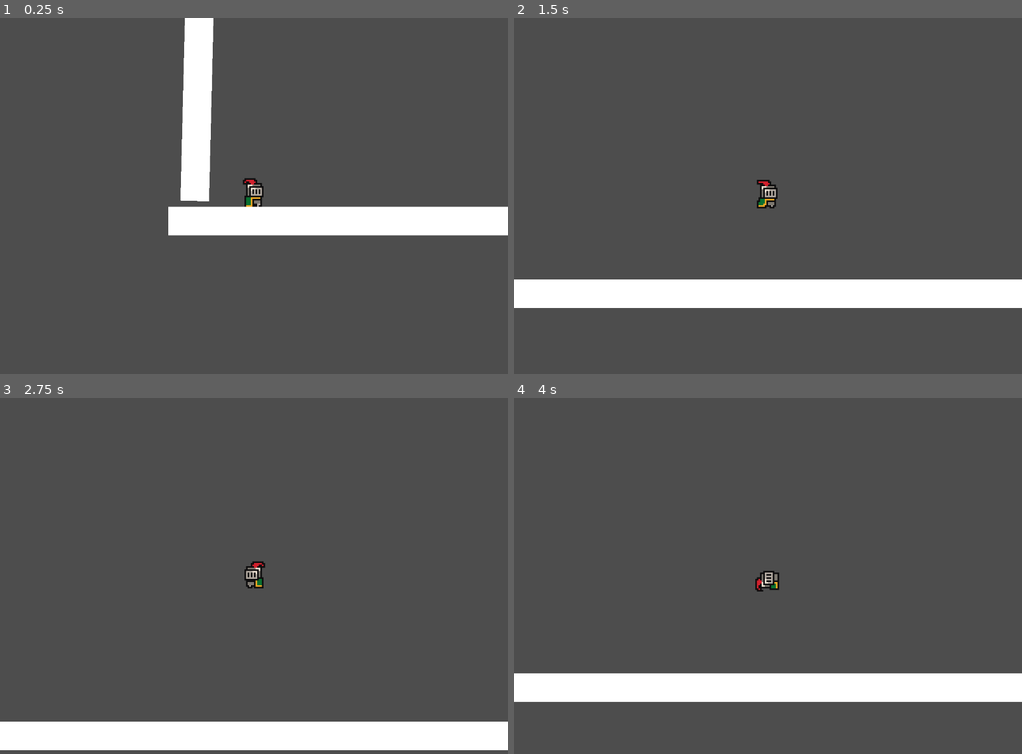
Above: before the commit, frames 1-4 (two rows, left to right).
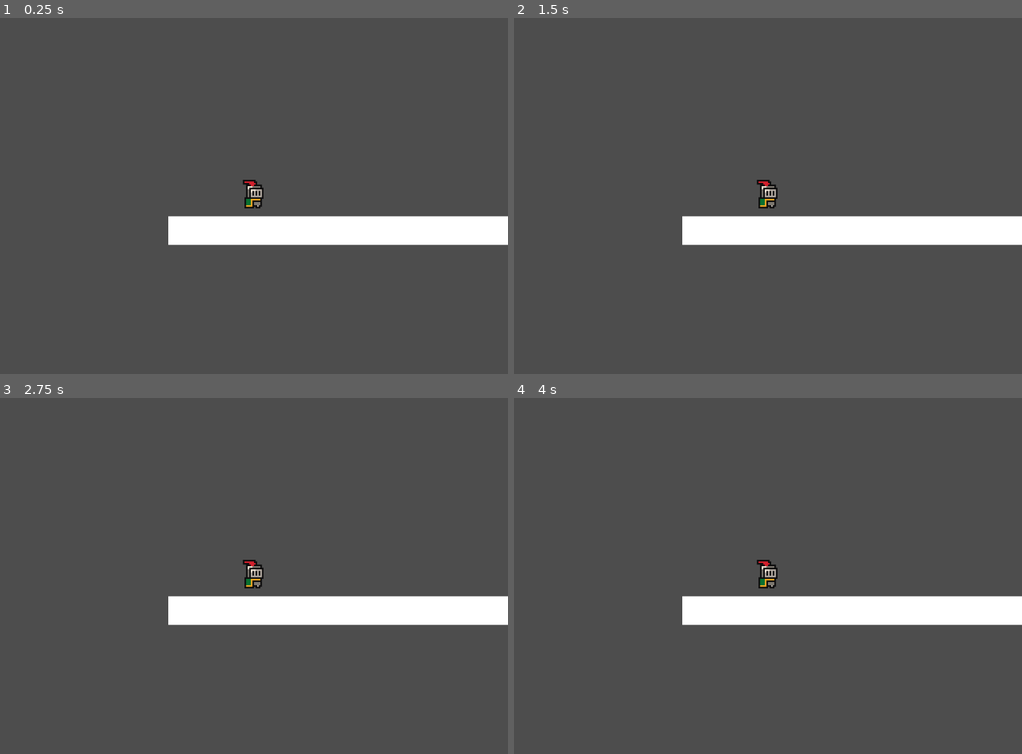
Above: after the commit, the same moments.

Repository: anohmalan/0SW_Jeux_Video
Game: Godot game, scene res://scenes/world.tscn
Two runs of this game, one before a commit and one after it. Both use one fixed random seed, a clock stepped at 60 frames per second and the inputs below.
Inputs (mouse positions are in pixels of both pictures, inside the frame that each line leads up to):
- Up to frame 1 (0.25 s): no input
- Up to frame 2 (1.5 s): tap Enter (ui_accept) at 0.5, 0.77, 0.8, 1.07, 1.35 s; move the mouse to (879, 188) at 0.52 s; hold Right (ui_right) from 0.53 s (still down); tap J (attack) at 0.6 s; click (879, 188) at 0.67 s; move the mouse to (666, 228) at 1.27 s
- Up to frame 3 (2.75 s): tap Enter (ui_accept) at 1.52, 1.82, 2.3 s; tap J (attack) at 1.55, 2.1 s; move the mouse to (304, 504) at 2.02 s; release Right (ui_right) at 2.03 s; hold Left (ui_left) from 2.03 s (still down)
- Up to frame 4 (4 s): move the mouse to (742, 665) at 2.77 s; release Left (ui_left) at 2.78 s; hold Right (ui_right) from 2.78 s (still down); tap J (attack) at 2.85 s; click (742, 665) at 2.92 s; tap Enter (ui_accept) at 3.02, 3.32, 3.6, 3.77 s; move the mouse to (920, 647) at 3.52 s

The runs differ from the first frame. In frame 1, 6.9% of the frame differs, in the area x 33-100%, y 0-64%; in frame 2, 14%; in frame 3, 14%; in frame 4, 14%, in the area x 0-100%, y 45-86%.

Commit message:
State machine finalisation

Diff:
--- /dev/null
+++ b/tp2/scenes/base_state.tscn
@@ -0,0 +1,3 @@
+[gd_scene format=3 uid="uid://2n373urp5b0t"]
+
+[node name="BaseState" type="Node2D" unique_id=494048048]
--- /dev/null
+++ b/tp2/scenes/generic_character.tscn
@@ -0,0 +1,6 @@
+[gd_scene format=3 uid="uid://ids5m25j2ldi"]
+
+[ext_resource type="Script" uid="uid://blo4a5ogfpwb0" path="res://scripts/generic_character.gd" id="1_eb8tr"]
+
+[node name="GenericCharacter" type="Node2D" unique_id=219581120]
+script = ExtResource("1_eb8tr")
--- a/tp2/scenes/player.tscn
+++ b/tp2/scenes/player.tscn
@@ -2,6 +2,9 @@
 
 [ext_resource type="Texture2D" uid="uid://dn2ir0xnhk6k5" path="res://assets/sprites/knight.png" id="1_4flbx"]
 [ext_resource type="Script" uid="uid://bj1d2pskcd3ep" path="res://scripts/player.gd" id="1_onrkg"]
+[ext_resource type="Script" uid="uid://d0vynfag5lys2" path="res://scripts/state_machine.gd" id="3_qlg0r"]
+[ext_resource type="Script" uid="uid://btse712urs81l" path="res://scripts/States/player_idle.gd" id="4_tuyoq"]
+[ext_resource type="Script" uid="uid://c48p1g00yb4m7" path="res://scripts/States/player_run.gd" id="5_fjrip"]
 
 [sub_resource type="AtlasTexture" id="AtlasTexture_g2els"]
 atlas = ExtResource("1_4flbx")
@@ -319,7 +322,7 @@
 }]
 
 [sub_resource type="RectangleShape2D" id="RectangleShape2D_4flbx"]
-size = Vector2(9, 6.5)
+size = Vector2(12, 6.5)
 
 [node name="Player" type="CharacterBody2D" unique_id=116539264]
 script = ExtResource("1_onrkg")
@@ -327,9 +330,22 @@
 [node name="AnimatedSprite2D" type="AnimatedSprite2D" parent="." unique_id=90020485]
 position = Vector2(0, -12)
 sprite_frames = SubResource("SpriteFrames_2hs0m")
-animation = &"attack"
+animation = &"run"
 autoplay = "idle"
 
 [node name="CollisionShape2D" type="CollisionShape2D" parent="." unique_id=818824809]
-position = Vector2(-0.5, -4.25)
+position = Vector2(-1, -4.25)
 shape = SubResource("RectangleShape2D_4flbx")
+
+[node name="StateMachine" type="Node" parent="." unique_id=11978017]
+script = ExtResource("3_qlg0r")
+
+[node name="PlayerIdle" type="Node" parent="StateMachine" unique_id=1201271519 node_paths=PackedStringArray("player")]
+script = ExtResource("4_tuyoq")
+player = NodePath("../..")
+metadata/_custom_type_script = "uid://btse712urs81l"
+
+[node name="PlayerRun" type="Node" parent="StateMachine" unique_id=1733689167 node_paths=PackedStringArray("player")]
+script = ExtResource("5_fjrip")
+player = NodePath("../..")
+metadata/_custom_type_script = "uid://c48p1g00yb4m7"
--- a/tp2/scenes/world.tscn
+++ b/tp2/scenes/world.tscn
@@ -22,17 +22,3 @@
 [node name="CollisionShape2D" type="CollisionShape2D" parent="StaticBody2D" unique_id=897503474]
 position = Vector2(419, 14)
 shape = SubResource("RectangleShape2D_f3sb7")
-
-[node name="StaticBody2D" type="StaticBody2D" parent="StaticBody2D" unique_id=1251901584]
-position = Vector2(-50, -53)
-rotation = -1.5463617
-
-[node name="ColorRect" type="ColorRect" parent="StaticBody2D/StaticBody2D" unique_id=1731327529]
-offset_left = -54.0
-offset_top = 5.0
-offset_right = 1057.0
-offset_bottom = 23.0
-
-[node name="CollisionShape2D" type="CollisionShape2D" parent="StaticBody2D/StaticBody2D" unique_id=1791285759]
-position = Vector2(419, 14)
-shape = SubResource("RectangleShape2D_f3sb7")
--- /dev/null
+++ b/tp2/scripts/States/player_attack.gd
@@ -0,0 +1,30 @@
+class_name PlayerAttack
+extends BaseState
+
+@export var player : Player
+var animated_sprite : AnimatedSprite2D
+
+func enter():
+	animated_sprite = player.get_animated_sprite()
+
+
+func _input(event: InputEvent) -> void:
+	handle_inputs(event)
+
+func handle_inputs(input_event: InputEvent) -> void :
+	var dir : float = Input.get_axis("ui_left", "ui_right")
+
+	if (dir != 0):
+		Transitioned.emit(self, "PlayerRun")
+
+func update(delta: float) -> void:
+	if not animated_sprite :
+		animated_sprite = player.get_animated_sprite()
+
+func physics_update(delta: float) -> void:
+	if not animated_sprite : return
+
+	animated_sprite.play("idle")
+
+func exit() -> void:
+	pass
--- /dev/null
+++ b/tp2/scripts/States/player_idle.gd
@@ -0,0 +1,30 @@
+class_name PlayerIdle
+extends BaseState
+
+@export var player : Player
+var animated_sprite : AnimatedSprite2D
+
+func enter():
+	animated_sprite = player.get_animated_sprite()
+
+
+func _input(event: InputEvent) -> void:
+	handle_inputs(event)
+
+func handle_inputs(input_event: InputEvent) -> void :
+	var dir : float = Input.get_axis("ui_left", "ui_right")
+
+	if (dir != 0):
+		Transitioned.emit(self, "PlayerRun")
+
+func update(delta: float) -> void:
+	if not animated_sprite :
+		animated_sprite = player.get_animated_sprite()
+
+func physics_update(delta: float) -> void:
+	if not animated_sprite : return
+
+	animated_sprite.play("idle")
+
+func exit() -> void:
+	pass
--- /dev/null
+++ b/tp2/scripts/States/player_run.gd
@@ -0,0 +1,45 @@
+class_name PlayerRun
+extends BaseState
+
+@export var player : Player
+var animated_sprite : AnimatedSprite2D
+
+@export var move_speed := 50.0
+
+var dir : float = 0.0
+
+func _input(event: InputEvent) -> void:
+	handle_inputs(event)
+
+func handle_inputs(input_event: InputEvent) -> void :
+	dir = Input.get_axis("ui_left", "ui_right")
+
+func update(delta : float) -> void:
+	if not animated_sprite :
+		animated_sprite = player.get_animated_sprite()
+
+	print(animated_sprite)
+
+	if dir != 0:
+		player.velocity.x =  lerp(player.velocity.x, player.MAX_SPEED * dir, (player.ACCEL * 1.0) / player.MAX_SPEED)
+	else :
+		player.velocity.x = lerp(player.velocity.x, 0.0, 0.2)
+
+	if (player.velocity.x == 0) :
+		Transitioned.emit(self, "PlayerIdle")
+
+	player.facing_right = dir > 0
+
+func physics_update(delta: float) -> void:
+	if (player.velocity.x != 0):
+		player.facing_right = player.velocity.x > 0
+
+	if not animated_sprite : return
+
+	animated_sprite.play("run")
+
+func enter() -> void:
+	pass
+
+func exit() -> void:
+	pass
--- /dev/null
+++ b/tp2/scripts/base_state.gd
@@ -0,0 +1,11 @@
+@abstract class_name BaseState
+extends Node
+
+# Signal pour annoncer un changement d’état
+signal Transitioned
+
+@abstract func handle_inputs(input_event: InputEvent) -> void
+@abstract func update(delta: float) -> void
+@abstract func physics_update(delta: float) -> void
+@abstract func enter() -> void
+@abstract func exit() -> void
--- /dev/null
+++ b/tp2/scripts/generic_character.gd
@@ -0,0 +1,8 @@
+extends CharacterBody2D
+class_name GenericCharacter
+
+var animated_sprite : AnimatedSprite2D
+var direction : Vector2
+
+func get_animated_sprite () -> AnimatedSprite2D:
+	return animated_sprite
--- a/tp2/scripts/player.gd
+++ b/tp2/scripts/player.gd
@@ -1,105 +1,10 @@
-extends CharacterBody2D
+extends GenericCharacter
+class_name Player
 
-
-const SPEED = 300.0
-const SPEED_ATTACK = 2200.0
-const JUMP_VELOCITY = -400.0
-
-@onready var animated_sprite: AnimatedSprite2D = $AnimatedSprite2D
-
-enum State { STATE_JUMPING, STATE_IDLE, STATE_RUNNING, STATE_FALLING, STATE_ATTACK }
-
-# Déclaration explicite du type
-var current_state: State = State.STATE_IDLE
-var facing_right := true
-var direction:= 0.0
+func _ready() -> void:
+	animated_sprite = $AnimatedSprite2D
+	# animated_sprite.play("idle")
 
 
 func _physics_process(delta: float) -> void:
-	direction = Input.get_axis("ui_left", "ui_right")
-
-	# Add the gravity.
-	if not is_on_floor():
-		velocity += get_gravity() * delta
-
-	handle_state_transitions()
-
-	match current_state:
-		State.STATE_FALLING:
-			fall()
-		State.STATE_RUNNING:
-			run()
-		State.STATE_IDLE:
-			idle()
-		State.STATE_JUMPING:
-			jump()
-		State.STATE_ATTACK:
-			attack(delta)
-		_:
-			idle()
-
-	dir()
 	move_and_slide()
-
-func handle_state_transitions() -> void:
-	if current_state == State.STATE_ATTACK:
-		return
-
-	if not is_on_floor():
-		if velocity.y < 0:
-			current_state = State.STATE_JUMPING
-		else:
-			current_state = State.STATE_FALLING
-		return
-
-	if Input.is_action_just_pressed("attack"):
-		current_state = State.STATE_ATTACK
-		velocity.x = SPEED * (1 if facing_right else -1)
-		animated_sprite.play("attack")
-		return
-
-	if Input.is_action_just_pressed("ui_accept"):
-		current_state = State.STATE_JUMPING
-		velocity.y = JUMP_VELOCITY
-		animated_sprite.play("jump")
-		return
-
-	if direction != 0:
-		current_state = State.STATE_RUNNING
-	else:
-		current_state = State.STATE_IDLE
-
-func attack(delta: float) -> void:
-	velocity.x =  move_toward( velocity.x, 0.0, SPEED_ATTACK * delta)
-	if not animated_sprite.is_playing():
-		current_state = State.STATE_IDLE
-		velocity.x = 0
-		animated_sprite.play("idle")
-
-func jump() -> void:
-	if velocity.y >= 0:
-		current_state = State.STATE_FALLING
-		animated_sprite.play("fall")
-	else:
-		velocity.x = direction * SPEED
-		animated_sprite.play("jump")
-
-func fall() -> void:
-	velocity.x = direction * SPEED
-	animated_sprite.play("fall")
-
-func run() -> void:
-	velocity.x = direction * SPEED
-	animated_sprite.play("run")
-
-
-func idle() -> void:
-	velocity.x = move_toward(velocity.x, 0.0, SPEED)
-	animated_sprite.play("idle")
-
-func dir() -> void:
-	if direction > 0:
-		facing_right = true
-	elif direction < 0:
-		facing_right = false
-	animated_sprite.flip_h = not facing_right
--- /dev/null
+++ b/tp2/scripts/state_machine.gd
@@ -0,0 +1,39 @@
+class_name StateMachine
+extends Node
+
+@export var initial_state : BaseState
+var current_state : BaseState
+var states : Dictionary = {}
+
+func _ready() -> void:
+	for child in get_children():
+		if child is BaseState:
+			states[child.name.to_lower()] = child
+			child.Transitioned.connect(on_child_transition)
+
+	if initial_state :
+		initial_state.enter()
+		current_state = initial_state
+
+func _process(delta: float) -> void:
+	if current_state:
+		current_state.update(delta)
+
+func _physics_process(delta: float) -> void:
+	if current_state:
+		current_state.physics_update(delta)
+
+func on_child_transition(state, new_state_name):
+	if state != current_state:
+		return
+
+	var new_state = states.get(new_state_name.to_lower())
+
+	if !new_state:
+		return
+
+	if current_state:
+		current_state.exit()
+
+	new_state.enter()
+	current_state = new_state
Not shown, added: tp2/scripts/States/player_attack.gd.uid
Not shown, added: tp2/scripts/States/player_idle.gd.uid
Not shown, added: tp2/scripts/States/player_run.gd.uid
Not shown, added: tp2/scripts/base_state.gd.uid
Not shown, added: tp2/scripts/generic_character.gd.uid
Not shown, added: tp2/scripts/state_machine.gd.uid
